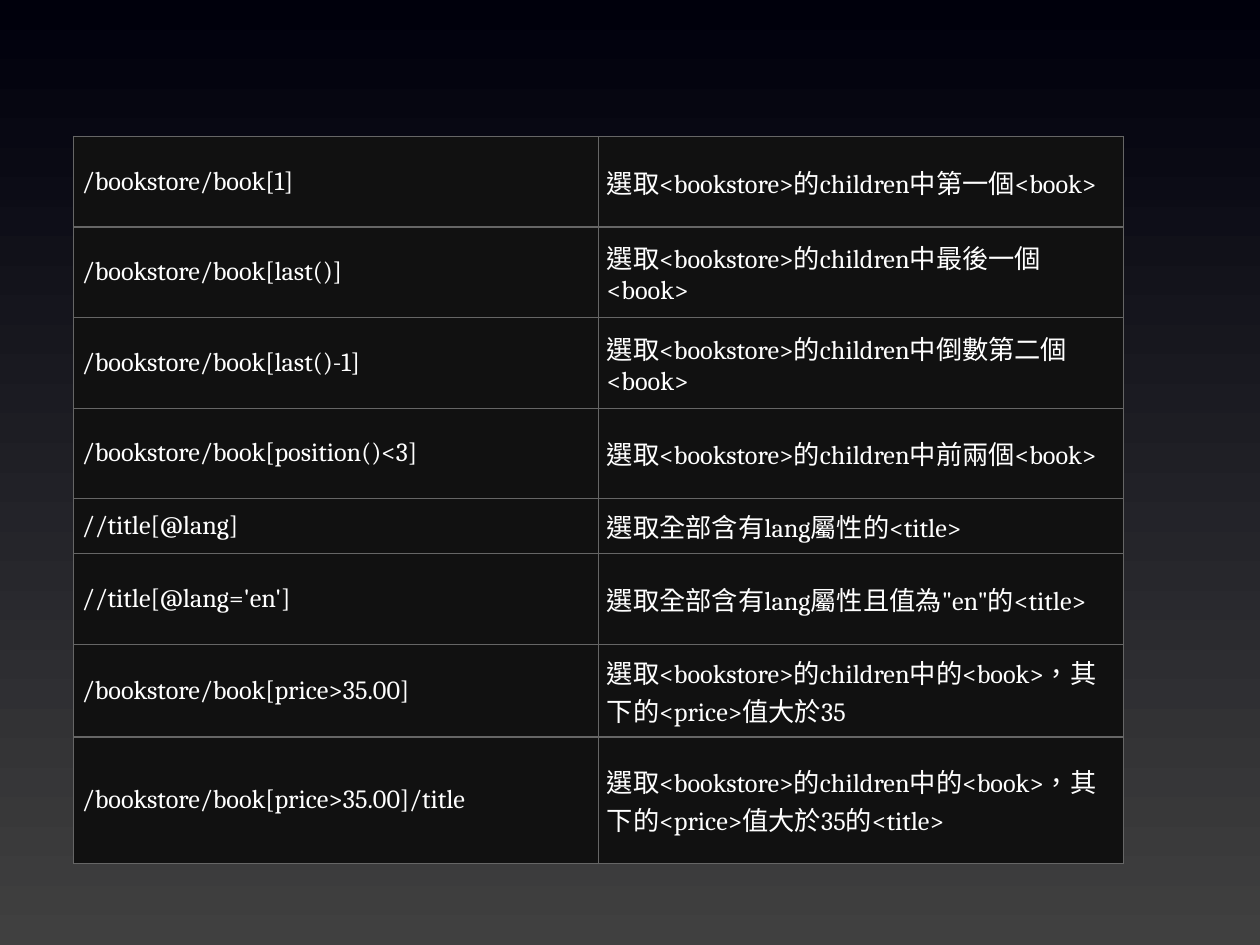
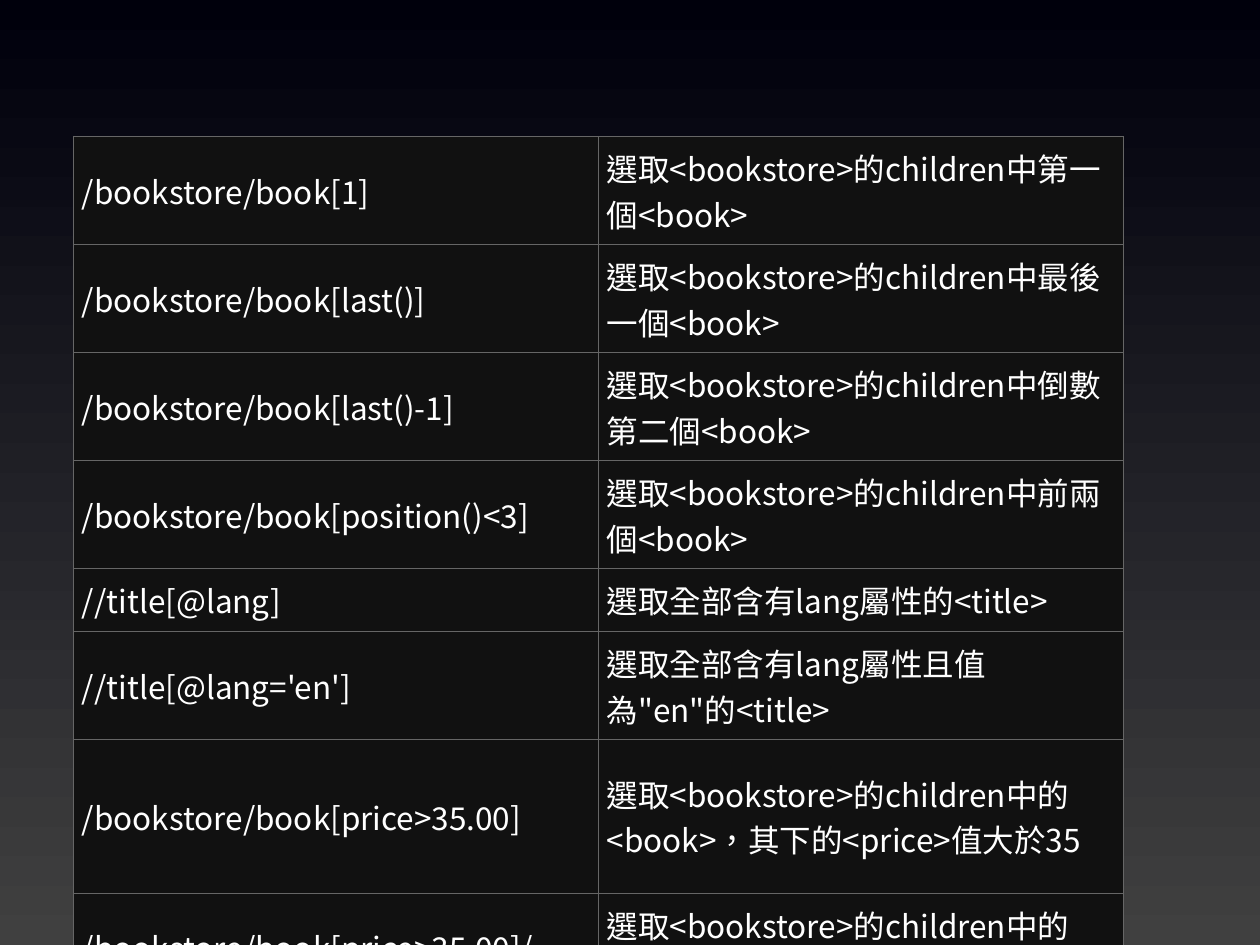
Before and after one commit to joshhu/mustwebcrawler2023, a slide deck: slide 49 of 03.pptx. Drawn at 1260x945 pixels with LibreOffice and Linux fonts; fonts in the diff are those of the drawing. Boxes give left, top, right and bottom in pixels: in the first picture for what was removed or moved away, otherwise in the second. Text is boxed around its words. In the diff, an @@ line names an element or a change of style, - is before the commit and + after.

```diff
--- a/03.pptx
+++ b/03.pptx
@@ table at (73,136,1124,945) @@
@@ size 15 to 18 pt, font Cambria to Noto Sans CJK SC @@
```
Also in this commit, not shown: 44 other slides changed, 1 slide added, 1 slide removed.
